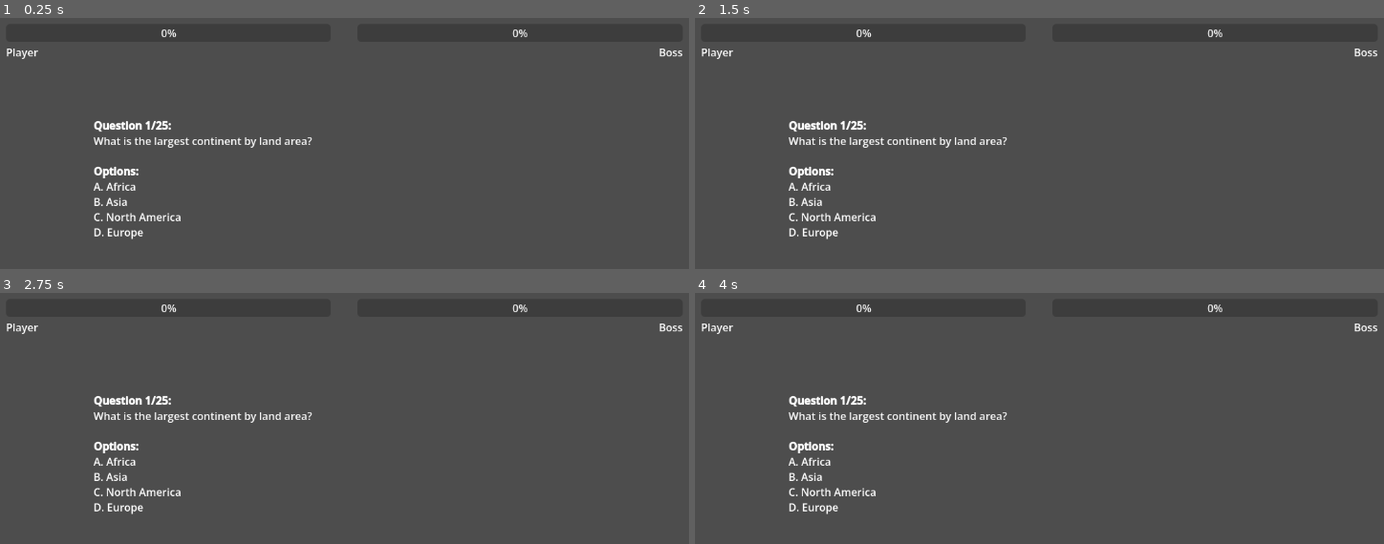
Above: before the commit, frames 1-4 (two rows, left to right).
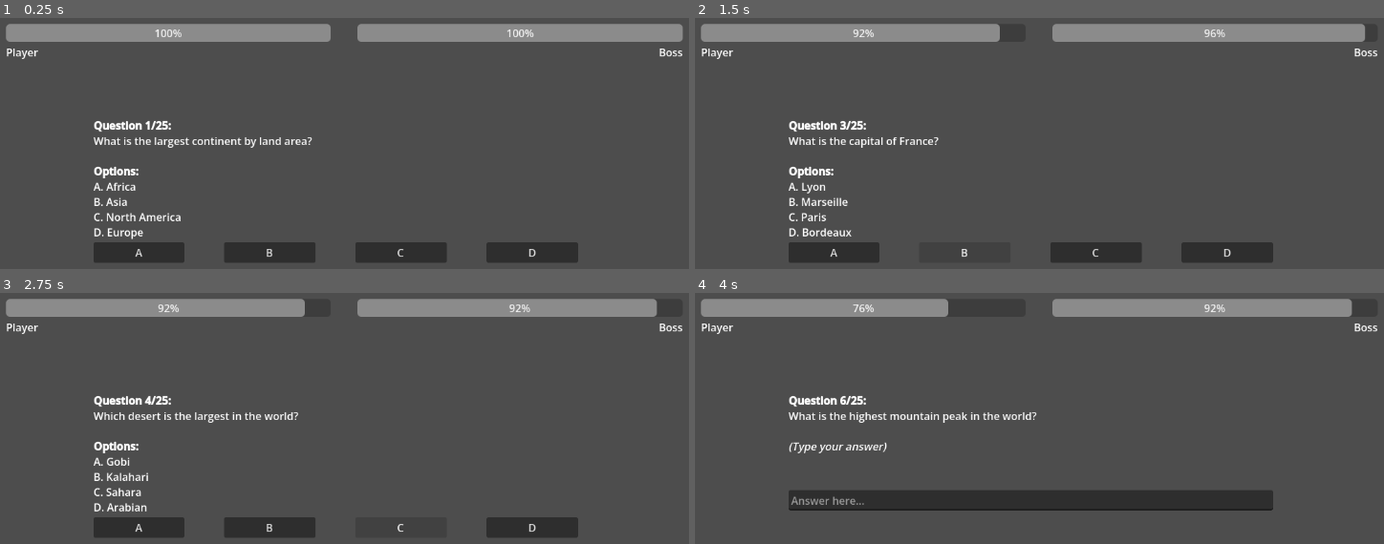
Above: after the commit, the same moments.

Repository: NwizuEmmanuel/quiz-combat
Game: Godot game, scene res://Arena.tscn
The game is run twice, just before and just after one commit, with the same random seed, the same clock (stepped at 60 frames per second) and the same inputs.
Inputs (mouse positions are in pixels of both pictures, inside the frame that each line leads up to):
- Up to frame 1 (0.25 s): no input
- Up to frame 2 (1.5 s): click (832, 251) at 0.5 s, where only the run after the commit has a clickable "A"; click (963, 251) at 1.25 s, where only the run after the commit has a clickable "B"
- Up to frame 3 (2.75 s): click (399, 526) at 2 s, where only the run after the commit has a clickable "C"
- Up to frame 4 (4 s): click (1225, 526) at 2.75 s, where only the run after the commit has a clickable "D"; click (832, 526) at 3.5 s, where only the run after the commit has a clickable "A"

The runs differ from the first frame. In frame 1, 11% of the frame differs, in the area x 0-100%, y 2-98%; in frame 2, 10%; in frame 3, 10%; in frame 4, 12%, in the area x 0-96%, y 2-89%.

Commit message:
refactor: enhance player and boss life management and update UI elements in Arena scene

Diff:
--- a/Arena.gd
+++ b/Arena.gd
@@ -2,20 +2,43 @@
 
 @onready var question_richtext_label := $VBoxContainer/QuestionRichTextLabel
 @onready var answer_lineedit := $VBoxContainer/AnswerInput
+@onready var player_bar = $HBoxContainer/PlayerBarBox/PlayerBar
+@onready var boss_bar = $HBoxContainer/BossBarBox/BossBar
+@onready var boss_bar_box = $HBoxContainer/BossBarBox
+@onready var player_bar_box = $HBoxContainer/PlayerBarBox
+
+@onready var options_box = $VBoxContainer/OptionsBox
+
 
 var questions = []
 var total_questions = 0
 var current_question = 0
 var score = 0
+var boss_life = 100.0
+var player_life = 100.0
+
+func set_player_boss_life():
+	player_bar.value = player_life
+	boss_bar.value = boss_life
+
 
 # Called when the node enters the scene tree for the first time.
 func _ready() -> void:
 	load_questions()
 	get_total_question()
 	display_question()
+	set_player_boss_life()
 
 func _process(_delta: float) -> void:
-	pass
+	var q = questions[current_question]
+	if boss_life == 0.0 or player_life == 0.0:
+		restart_quiz()
+	if q["type"] == 0:
+		answer_lineedit.hide()
+		options_box.show()
+	elif q["type"] == 1:
+		answer_lineedit.show()
+		options_box.hide()
 
 func display_question():
 	# Check if we've reached the end
@@ -86,47 +109,77 @@
 	else:
 		print("Could not open file: ", file_path)
 
+func player_damage():
+	var damage_point = 100.0 / total_questions
+	boss_life -= damage_point
+	boss_bar.value = boss_life
+
+	if player_life == 0.0:
+		reset_quiz()
+
+
+func boss_damage():
+	var damage_point = (100.0 / total_questions) * 2
+	player_life -= damage_point
+	player_bar.value = player_life
+
+	if boss_life == 0.0:
+		reset_quiz()
+
+
 func check_answer(selected_option):
 	var q = questions[current_question]
 	var correct_answer = q["answer"]
 
 	if selected_option == correct_answer:
 		score += 1
+		player_damage()
 		print("Correct! Score: ", score)
 	else:
+		boss_damage()
 		print("Wrong! Score: ", score)
 
-func _input(event):
-	var q = questions[current_question]
-	if q["type"] == 0:
-		answer_lineedit.hide()
-		if event.is_action_pressed("option_a"):
-			check_answer("a")
-			next_question()
-			display_question()
-		elif event.is_action_pressed("option_b"):
-			check_answer("b")
-			next_question()
-			display_question()
-		elif event.is_action_pressed("option_c"):
-			check_answer("c")
-			next_question()
-			display_question()
-		elif event.is_action_pressed("option_d"):
-			check_answer("d")
-			next_question()
-			display_question()
-	elif q["type"] == 1:
-			answer_lineedit.show()
-			answer_lineedit.clear()
-			if event.is_action_pressed("check_identification"):
-				var answer = answer_lineedit.text
-				check_answer(answer)
-				next_question()
-				display_question()
-
+func restart_quiz():
+	player_bar_box.show()
+	boss_bar_box.show()
+	display_question()
 
 func reset_quiz():
 	current_question = 0
 	score = 0
-	#display_question()
+	player_life = 100.0
+	boss_life = 100.0
+	set_player_boss_life()
+	player_bar_box.hide()
+	boss_bar_box.hide()
+
+
+func _on_btn_a_pressed() -> void:
+	check_answer("a")
+	next_question()
+	display_question()
+
+
+func _on_btn_b_pressed() -> void:
+	check_answer("b")
+	next_question()
+	display_question()
+
+
+func _on_btn_c_pressed() -> void:
+	check_answer("c")
+	next_question()
+	display_question()
+
+
+func _on_btn_d_pressed() -> void:
+	check_answer("d")
+	next_question()
+	display_question()
+
+
+func _on_answer_input_text_submitted(new_text: String) -> void:
+	check_answer(new_text)
+	answer_lineedit.clear()
+	next_question()
+	display_question()
--- a/Arena.tscn
+++ b/Arena.tscn
@@ -11,15 +11,58 @@
 grow_vertical = 2
 script = ExtResource("1_bcb0y")
 
+[node name="HBoxContainer" type="HBoxContainer" parent="." unique_id=964260501]
+layout_mode = 1
+anchors_preset = -1
+anchor_left = 0.06423611
+anchor_top = 0.058641974
+anchor_right = 0.9507986
+anchor_bottom = 0.16385186
+offset_right = -0.3199997
+offset_bottom = -0.1760025
+theme_override_constants/separation = 40
+metadata/_edit_use_anchors_ = true
+
+[node name="PlayerBarBox" type="VBoxContainer" parent="HBoxContainer" unique_id=1189427695]
+layout_mode = 2
+size_flags_horizontal = 3
+size_flags_vertical = 0
+size_flags_stretch_ratio = 0.5
+metadata/_edit_use_anchors_ = true
+
+[node name="PlayerBar" type="ProgressBar" parent="HBoxContainer/PlayerBarBox" unique_id=1854774264]
+layout_mode = 2
+metadata/_edit_use_anchors_ = true
+
+[node name="Label" type="Label" parent="HBoxContainer/PlayerBarBox" unique_id=713975233]
+layout_mode = 2
+text = "Player"
+
+[node name="BossBarBox" type="VBoxContainer" parent="HBoxContainer" unique_id=963944453]
+layout_mode = 2
+size_flags_horizontal = 3
+size_flags_vertical = 0
+size_flags_stretch_ratio = 0.5
+metadata/_edit_use_anchors_ = true
+
+[node name="BossBar" type="ProgressBar" parent="HBoxContainer/BossBarBox" unique_id=1631586638]
+layout_mode = 2
+metadata/_edit_use_anchors_ = true
+
+[node name="Label" type="Label" parent="HBoxContainer/BossBarBox" unique_id=1038620419]
+layout_mode = 2
+text = "Boss"
+horizontal_alignment = 2
+
 [node name="VBoxContainer" type="VBoxContainer" parent="." unique_id=2139320764]
 layout_mode = 1
 anchors_preset = -1
 anchor_left = 0.17899306
 anchor_top = 0.27827162
 anchor_right = 0.813132
-anchor_bottom = 0.8640865
-offset_left = -0.20000458
-offset_top = -0.3200035
+anchor_bottom = 0.5523581
+offset_left = -0.2000122
+offset_top = -0.32000732
 offset_right = 0.27197266
 offset_bottom = 0.07196045
 size_flags_horizontal = 3
@@ -39,45 +82,32 @@
 layout_mode = 2
 placeholder_text = "Answer here..."
 
-[node name="HBoxContainer" type="HBoxContainer" parent="." unique_id=964260501]
-layout_mode = 1
-anchors_preset = -1
-anchor_left = 0.06423611
-anchor_top = 0.058641974
-anchor_right = 0.9507986
-anchor_bottom = 0.16385186
-offset_right = -0.3199997
-offset_bottom = -0.1760025
-theme_override_constants/separation = 40
-metadata/_edit_use_anchors_ = true
+[node name="OptionsBox" type="HBoxContainer" parent="VBoxContainer" unique_id=1185272804]
+layout_mode = 2
+theme_override_constants/separation = 60
 
-[node name="VBoxContainer2" type="VBoxContainer" parent="HBoxContainer" unique_id=1189427695]
+[node name="BtnA" type="Button" parent="VBoxContainer/OptionsBox" unique_id=1609506180]
 layout_mode = 2
 size_flags_horizontal = 3
-size_flags_vertical = 0
-size_flags_stretch_ratio = 0.5
-metadata/_edit_use_anchors_ = true
+text = "A"
 
-[node name="ProgressBar" type="ProgressBar" parent="HBoxContainer/VBoxContainer2" unique_id=1854774264]
-layout_mode = 2
-metadata/_edit_use_anchors_ = true
-
-[node name="Label" type="Label" parent="HBoxContainer/VBoxContainer2" unique_id=713975233]
-layout_mode = 2
-text = "Player"
-
-[node name="VBoxContainer3" type="VBoxContainer" parent="HBoxContainer" unique_id=963944453]
+[node name="BtnB" type="Button" parent="VBoxContainer/OptionsBox" unique_id=1702507222]
 layout_mode = 2
 size_flags_horizontal = 3
-size_flags_vertical = 0
-size_flags_stretch_ratio = 0.5
-metadata/_edit_use_anchors_ = true
+text = "B"
 
-[node name="ProgressBar" type="ProgressBar" parent="HBoxContainer/VBoxContainer3" unique_id=1631586638]
+[node name="BtnC" type="Button" parent="VBoxContainer/OptionsBox" unique_id=1609707850]
 layout_mode = 2
-metadata/_edit_use_anchors_ = true
+size_flags_horizontal = 3
+text = "C"
 
-[node name="Label" type="Label" parent="HBoxContainer/VBoxContainer3" unique_id=1038620419]
+[node name="BtnD" type="Button" parent="VBoxContainer/OptionsBox" unique_id=1752621232]
 layout_mode = 2
-text = "Boss"
-horizontal_alignment = 2
+size_flags_horizontal = 3
+text = "D"
+
+[connection signal="text_submitted" from="VBoxContainer/AnswerInput" to="." method="_on_answer_input_text_submitted"]
+[connection signal="pressed" from="VBoxContainer/OptionsBox/BtnA" to="." method="_on_btn_a_pressed"]
+[connection signal="pressed" from="VBoxContainer/OptionsBox/BtnB" to="." method="_on_btn_b_pressed"]
+[connection signal="pressed" from="VBoxContainer/OptionsBox/BtnC" to="." method="_on_btn_c_pressed"]
+[connection signal="pressed" from="VBoxContainer/OptionsBox/BtnD" to="." method="_on_btn_d_pressed"]
